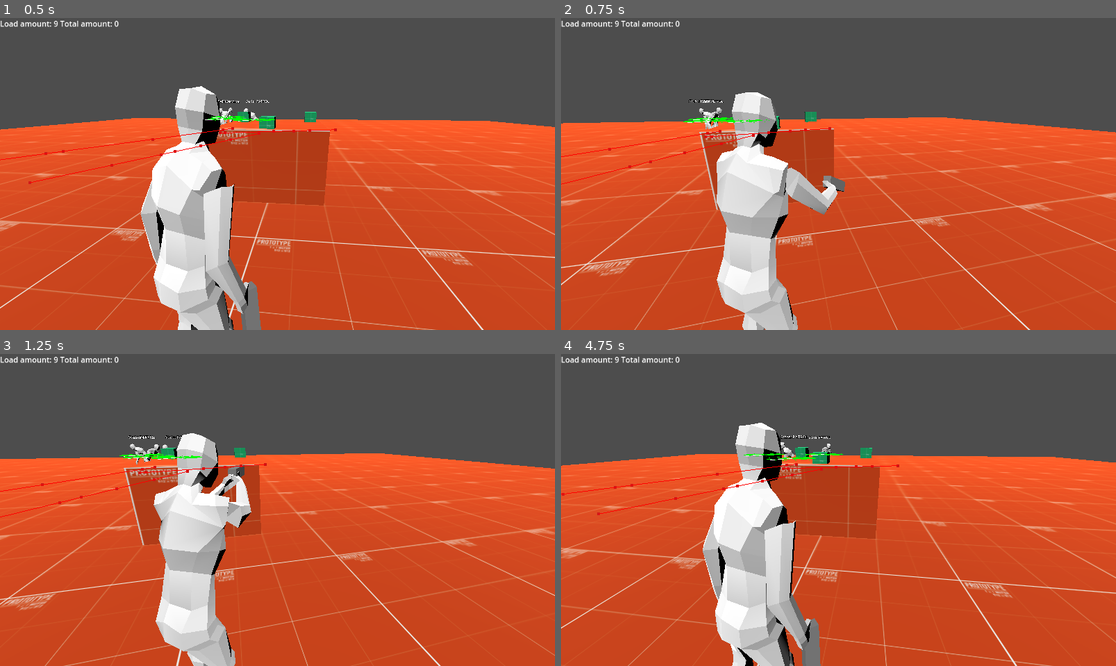
Above: before the commit, frames 1-4 (two rows, left to right).
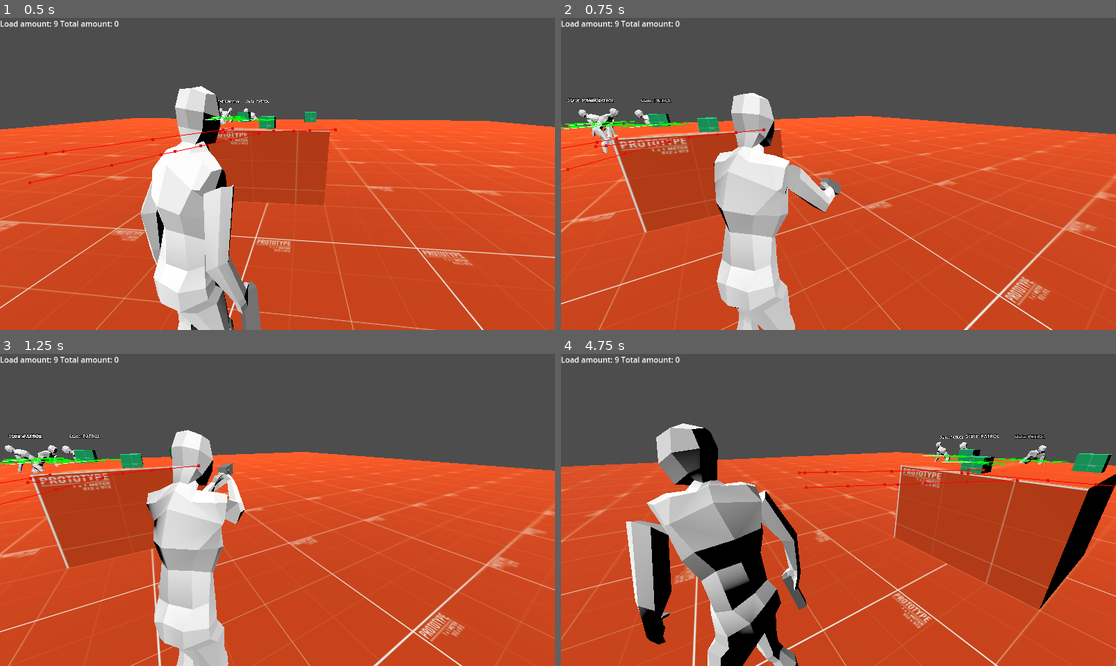
Above: after the commit, the same moments.

Repository: Vosnov/GD_APrototype
Game: Godot game, scene res://main.tscn
The game is run twice, just before and just after one commit, with the same random seed, the same clock (stepped at 60 frames per second) and the same inputs. The engine's default icon, where the game draws it, is replaced by a stand-in: a white triangle on a blue panel in a dark square.
Inputs (mouse positions are in pixels of both pictures, inside the frame that each line leads up to):
- Up to frame 1 (0.5 s): no input
- Up to frame 2 (0.75 s): move the mouse to (866, 174) at 0.52 s; hold D (right) from 0.53 s (still down); hold Right mouse button (aim) from 0.53 s (still down); tap E (action) at 0.6 s
- Up to frame 3 (1.25 s): keep holding D (right); keep holding Right mouse button (aim)
- Up to frame 4 (4.75 s): move the mouse to (810, 510) at 1.27 s; release D (right) at 1.28 s; release Right mouse button (aim) at 1.28 s; hold A (left) 1.28-2.03 s; right-click (810, 510) at 1.35 s; tap S (bottom) at 1.55, 2.1 s; move the mouse to (849, 503) at 2.02 s; hold D (right) 2.03-3.53 s; click (849, 503) at 2.3 s; move the mouse to (832, 516) at 2.77 s; click (832, 516) at 2.85 s; tap Shift (sprint) at 3.05 s; move the mouse to (877, 513) at 3.52 s; hold Shift (sprint) 3.53-4.28 s; hold A (left) from 3.53 s (still down); tap W (top) at 3.8, 4.35 s; move the mouse to (794, 506) at 4.27 s; tap E (action) at 4.55 s

Frame 1 is identical in both runs. In frame 2, 15% of the frame differs, in the area x 0-100%, y 23-100%; in frame 3, 15%; in frame 4, 37%, in the area x 0-100%, y 22-100%.

Commit message:
scene camera

Diff:
--- a/Nodes/Charecters/Enemy/enemy_type_1.tscn
+++ b/Nodes/Charecters/Enemy/enemy_type_1.tscn
@@ -135,31 +135,31 @@
 transform = Transform3D(-0.4, 0, -3.49691e-08, 0, 0.4, 0, 3.49691e-08, 0, -0.4, 0, 0, 0)
 
 [node name="Skeleton3D" parent="enemyType1/Armature" index="0"]
-bones/0/position = Vector3(0.156704, -0.557139, -0.150985)
+bones/0/position = Vector3(0.156558, -0.5225, 0.0479335)
 bones/0/rotation = Quaternion(0.210705, -0.192415, -0.00365799, 0.958419)
 bones/1/rotation = Quaternion(0.245982, -0.181089, 0.0232393, 0.951924)
-bones/2/rotation = Quaternion(0.304052, -0.0973565, -0.0109837, 0.947604)
+bones/2/rotation = Quaternion(0.308946, -0.107512, -0.0107295, 0.944922)
 bones/3/rotation = Quaternion(-0.192146, 0.282214, -0.00120114, 0.939912)
-bones/4/rotation = Quaternion(-0.0710752, 0.087627, 4.26474e-09, 0.993615)
+bones/4/rotation = Quaternion(-0.00209671, -0.178598, -1.75574e-08, 0.98392)
 bones/5/position = Vector3(0.206725, 0.914528, 0.200227)
-bones/5/rotation = Quaternion(0.108101, -0.0974409, -0.761964, 0.631055)
+bones/5/rotation = Quaternion(0.133419, -0.127023, -0.792172, 0.581832)
 bones/6/position = Vector3(0.0189716, 0.456808, 0.0756623)
-bones/6/rotation = Quaternion(0.189605, -0.00187591, -0.32023, 0.92817)
-bones/7/rotation = Quaternion(0.378456, 0.0067251, 0.15627, 0.912308)
+bones/6/rotation = Quaternion(0.191563, -0.00302071, -0.345597, 0.918617)
+bones/7/rotation = Quaternion(0.342595, 0.0075283, 0.123398, 0.931314)
 bones/11/position = Vector3(-0.242826, 0.89598, 0.23957)
 bones/11/rotation = Quaternion(0.2106, 0.00167757, 0.868786, 0.448169)
-bones/12/rotation = Quaternion(-0.258383, 0.385782, 0.789107, -0.402145)
+bones/12/rotation = Quaternion(-0.281945, 0.356242, 0.810643, -0.369401)
 bones/12/scale = Vector3(1.00004, 0.999996, 1.00007)
-bones/13/rotation = Quaternion(-0.234256, -0.0128189, -0.398446, 0.886679)
+bones/13/rotation = Quaternion(-0.240463, -0.0127252, -0.409003, 0.880189)
 bones/13/scale = Vector3(0.999978, 0.999987, 1.00001)
-bones/14/rotation = Quaternion(0.232692, 0.347994, 0.856704, 0.301352)
+bones/14/rotation = Quaternion(0.135203, 0.143839, 0.948983, 0.245888)
 bones/14/scale = Vector3(1.00003, 0.999999, 1.00006)
-bones/15/rotation = Quaternion(-0.195436, -0.0107681, 0.396306, 0.897012)
+bones/15/rotation = Quaternion(-0.144304, -0.0113459, 0.29262, 0.94521)
 bones/15/scale = Vector3(0.99999, 0.999987, 0.999999)
-bones/16/position = Vector3(-0.0622323, -1.07993, 1.39169)
-bones/17/position = Vector3(-0.531576, -2.14642, -0.220795)
-bones/18/position = Vector3(-1.07797, -1.1141, 0.842318)
-bones/19/position = Vector3(0.636466, -2.13398, 0.498872)
+bones/16/position = Vector3(-0.160846, -1.12137, 1.3497)
+bones/17/position = Vector3(-0.399367, -2.11167, -0.641656)
+bones/18/position = Vector3(-1.4266, -1.07638, 0.680513)
+bones/19/position = Vector3(0.62024, -2.13509, 0.495886)
 bones/20/position = Vector3(0.139478, -1.10786, 1.13867)
 
 [node name="CollisionShape3D" type="CollisionShape3D" parent="."]
--- a/Nodes/Charecters/player.tscn
+++ b/Nodes/Charecters/player.tscn
@@ -1,10 +1,11 @@
-[gd_scene load_steps=30 format=3 uid="uid://dmruxdnqw4rtm"]
+[gd_scene load_steps=28 format=3 uid="uid://dmruxdnqw4rtm"]
 
 [ext_resource type="Script" path="res://Scripts/Player/player.gd" id="1_argoq"]
 [ext_resource type="PackedScene" uid="uid://bbh0f6e0pgr5d" path="res://Models/Player/myNewPlayer.glb" id="3_dwu3i"]
 [ext_resource type="PackedScene" uid="uid://fgy3u75rkh4s" path="res://Nodes/Guns/base_gun.tscn" id="3_g63f8"]
 [ext_resource type="PackedScene" uid="uid://bqsd8fu40qpul" path="res://Nodes/Components/aim_component.tscn" id="4_p34vl"]
 [ext_resource type="PackedScene" uid="uid://bdq7nuo5brc0d" path="res://Nodes/Components/gun_ik_component.tscn" id="5_2jfyf"]
+[ext_resource type="Script" path="res://Scripts/Player/player_movements.gd" id="7_gi7yc"]
 [ext_resource type="Script" path="res://Scripts/Player/animations.gd" id="14_k2vgs"]
 
 [sub_resource type="CapsuleShape3D" id="CapsuleShape3D_usbos"]
@@ -84,34 +85,21 @@
 fadein_time = 0.2
 fadeout_time = 0.2
 
-[sub_resource type="AnimationNodeAnimation" id="AnimationNodeAnimation_qxyr5"]
+[sub_resource type="AnimationNodeAnimation" id="AnimationNodeAnimation_yolqn"]
 animation = &"Idle"
 
-[sub_resource type="AnimationNodeAnimation" id="AnimationNodeAnimation_uyyo8"]
+[sub_resource type="AnimationNodeAnimation" id="AnimationNodeAnimation_0rlkl"]
 animation = &"Walk"
 
-[sub_resource type="AnimationNodeAnimation" id="AnimationNodeAnimation_7tpyr"]
-animation = &"WalkBack"
-
-[sub_resource type="AnimationNodeAnimation" id="AnimationNodeAnimation_nt543"]
-animation = &"WalkStrafeLeft"
-
-[sub_resource type="AnimationNodeAnimation" id="AnimationNodeAnimation_gn0ae"]
-animation = &"WalkStrafeRight"
-
-[sub_resource type="AnimationNodeBlendSpace2D" id="AnimationNodeBlendSpace2D_jqval"]
-blend_point_0/node = SubResource("AnimationNodeAnimation_qxyr5")
-blend_point_0/pos = Vector2(0, 0)
-blend_point_1/node = SubResource("AnimationNodeAnimation_uyyo8")
-blend_point_1/pos = Vector2(0, -1)
-blend_point_2/node = SubResource("AnimationNodeAnimation_7tpyr")
-blend_point_2/pos = Vector2(0, 1)
-blend_point_3/node = SubResource("AnimationNodeAnimation_nt543")
-blend_point_3/pos = Vector2(-1, 0)
-blend_point_4/node = SubResource("AnimationNodeAnimation_gn0ae")
-blend_point_4/pos = Vector2(1, 0)
+[sub_resource type="AnimationNodeBlendSpace1D" id="AnimationNodeBlendSpace1D_edijs"]
+blend_point_0/node = SubResource("AnimationNodeAnimation_yolqn")
+blend_point_0/pos = 0.0
+blend_point_1/node = SubResource("AnimationNodeAnimation_0rlkl")
+blend_point_1/pos = 1.0
+min_space = 0.0
 
 [sub_resource type="AnimationNodeBlendTree" id="AnimationNodeBlendTree_qr6x4"]
+graph_offset = Vector2(-501.33, -264.789)
 nodes/Animation/node = SubResource("AnimationNodeAnimation_ig2hn")
 nodes/Animation/position = Vector2(240, 80)
 "nodes/Animation 2/node" = SubResource("AnimationNodeAnimation_bnpjx")
@@ -133,8 +121,8 @@
 nodes/reload_shot/position = Vector2(240, -180)
 nodes/shot/node = SubResource("AnimationNodeOneShot_v0wim")
 nodes/shot/position = Vector2(-160, -300)
-nodes/walk_iwr/node = SubResource("AnimationNodeBlendSpace2D_jqval")
-nodes/walk_iwr/position = Vector2(-160, -40)
+nodes/walk_iwr/node = SubResource("AnimationNodeBlendSpace1D_edijs")
+nodes/walk_iwr/position = Vector2(-160, -60)
 node_connections = [&"output", 0, &"main_trans", &"Blend2", 0, &"aim_iwr", &"Blend2", 1, &"Animation 3", &"aim_trans",  …(226 unchanged characters)…
 
 [node name="Player" type="CharacterBody3D"]
@@ -146,38 +134,38 @@
 transform = Transform3D(-0.4, 0, -3.49691e-08, 0, 0.4, 0, 3.49691e-08, 0, -0.4, 0, 0, 0)
 
 [node name="Skeleton3D" parent="myNewPlayer/Armature" index="0"]
-bones/0/position = Vector3(0.000565082, -0.338719, -0.0408728)
+bones/0/position = Vector3(-0.00135694, -0.308461, -0.0397219)
 bones/0/rotation = Quaternion(0.0186382, -0.196081, -0.00372765, 0.980404)
-bones/1/rotation = Quaternion(0.115597, -0.157157, 0.0201681, 0.980577)
+bones/1/rotation = Quaternion(0.114974, -0.187126, 0.0240139, 0.975289)
 bones/2/rotation = Quaternion(0.110454, -0.194868, -0.0220907, 0.97434)
 bones/3/rotation = Quaternion(-0.186458, 0.365145, -0.00155414, 0.912086)
 bones/4/rotation = Quaternion(-1.28079e-10, 0.14834, 3.04512e-10, 0.988936)
-bones/5/rotation = Quaternion(0.0777151, 0.127692, -0.746455, 0.648429)
-bones/6/position = Vector3(0.0405655, 0.456657, 0.0730028)
-bones/6/rotation = Quaternion(0.113467, 0.0948152, -0.539479, 0.828914)
-bones/7/rotation = Quaternion(0.500646, 0.0814031, 0.126645, 0.85246)
-bones/11/rotation = Quaternion(0.135346, -0.0641003, 0.778705, 0.609254)
-bones/12/position = Vector3(-0.0420411, 0.456389, 0.021493)
-bones/12/rotation = Quaternion(0.081418, -0.175407, 0.449665, 0.872012)
-bones/13/rotation = Quaternion(0.354492, 0.025986, -0.00637031, 0.934676)
-bones/17/position = Vector3(0.242872, 0.131445, 0.0398693)
-bones/17/rotation = Quaternion(-0.290615, 0.117698, 0.940338, -0.132114)
+bones/5/rotation = Quaternion(0.0868338, 0.0913723, -0.75972, 0.637915)
+bones/6/position = Vector3(0.0202061, 0.456799, 0.0755103)
+bones/6/rotation = Quaternion(0.0759198, 0.0782639, -0.51796, 0.848427)
+bones/7/rotation = Quaternion(0.415855, 0.0286749, 0.0473237, 0.907746)
+bones/11/rotation = Quaternion(0.136089, -0.0694307, 0.788468, 0.5958)
+bones/12/position = Vector3(-0.0609692, 0.457879, 0.0137265)
+bones/12/rotation = Quaternion(0.105401, -0.170451, 0.43588, 0.877409)
+bones/13/rotation = Quaternion(0.359817, -0.0180667, -0.0745694, 0.929863)
+bones/17/position = Vector3(0.25467, 0.127555, 0.0769778)
+bones/17/rotation = Quaternion(-0.263371, -0.105564, 0.957457, 0.052618)
 bones/17/scale = Vector3(1.00004, 0.999995, 1.00006)
-bones/18/rotation = Quaternion(-0.119361, -0.0142148, -0.229539, 0.965848)
+bones/18/rotation = Quaternion(-0.0360312, -0.0144333, -0.0617246, 0.997338)
 bones/18/scale = Vector3(0.999997, 0.999998, 1)
-bones/19/position = Vector3(-0.260863, 0.128046, 0.0349159)
-bones/19/rotation = Quaternion(0.555607, 0.0917933, 0.821793, 0.0867772)
+bones/19/position = Vector3(-0.272811, 0.129605, -0.0589512)
+bones/19/rotation = Quaternion(0.461772, 0.226632, 0.854946, 0.0668751)
 bones/19/scale = Vector3(1.00003, 0.999997, 1.00006)
-bones/20/rotation = Quaternion(-0.201974, -0.0111683, 0.35987, 0.91081)
-bones/21/position = Vector3(0.278791, 0.0363705, 0.856654)
-bones/22/position = Vector3(-0.773164, -0.0531096, -0.399957)
-bones/23/position = Vector3(-0.297736, -1.96729, -0.523101)
-bones/24/position = Vector3(-0.399958, -1.1408, 1.06941)
-bones/25/position = Vector3(0.254166, -2.12689, 0.198046)
-bones/26/position = Vector3(-0.0525573, -1.14043, 1.07526)
+bones/20/rotation = Quaternion(-0.058384, -0.0119131, 0.117489, 0.991285)
+bones/21/position = Vector3(0.298734, -0.00446355, 0.856654)
+bones/22/position = Vector3(-0.795902, -0.0481077, -0.399957)
+bones/23/position = Vector3(-0.273227, -2.04453, 0.414922)
+bones/24/position = Vector3(-0.503944, -1.09972, 1.06495)
+bones/25/position = Vector3(0.278025, -2.05295, -0.527476)
+bones/26/position = Vector3(-0.0500465, -1.13817, 1.06441)
 
 [node name="BoneAttachment3D" type="BoneAttachment3D" parent="myNewPlayer/Armature/Skeleton3D" index="2"]
-transform = Transform3D(-0.993889, -0.0898671, -0.0640936, 0.082617, -0.990715, 0.107973, -0.0732017, 0.102018, 0.992085, -0.773046, -0.0534526, -0.39998)
+transform = Transform3D(-0.981557, -0.189479, 0.0253668, 0.191141, -0.970416, 0.147506, -0.00333318, 0.149635, 0.988736, -0.795923, -0.0481377, -0.399965)
 bone_name = "Bone.011.R"
 bone_idx = 14
 
@@ -204,12 +192,7 @@
 parameters/reload_shot/request = 0
 parameters/shot/active = false
 parameters/shot/request = 1
-parameters/walk_iwr/blend_position = Vector2(0, -1)
-
-[node name="AnimationController" type="Node" parent="." node_paths=PackedStringArray("PLAYER", "ANIMATION_TREE")]
-script = ExtResource("14_k2vgs")
-PLAYER = NodePath("..")
-ANIMATION_TREE = NodePath("../AnimationTree")
+parameters/walk_iwr/blend_position = 1.0
 
 [node name="AimComponent" parent="." instance=ExtResource("4_p34vl")]
 visible = false
@@ -219,4 +202,15 @@
 SKELETON = NodePath("../myNewPlayer/Armature/Skeleton3D")
 BONE_NAME = "Bone.001"
 
+[node name="PlayerMovements" type="Node" parent="." node_paths=PackedStringArray("PLAYER")]
+script = ExtResource("7_gi7yc")
+PLAYER = NodePath("..")
+SPRINT_SPEED = 1.5
+
+[node name="AnimationController" type="Node" parent="." node_paths=PackedStringArray("PLAYER", "PLAYER_MOVEMENTS", "ANIMATION_TREE")]
+script = ExtResource("14_k2vgs")
+PLAYER = NodePath("..")
+PLAYER_MOVEMENTS = NodePath("../PlayerMovements")
+ANIMATION_TREE = NodePath("../AnimationTree")
+
 [editable path="myNewPlayer"]
--- a/Nodes/Helpers/rotate_camera.tscn
+++ b/Nodes/Helpers/rotate_camera.tscn
@@ -72,7 +72,7 @@
 	Events.emit_signal('player_remove_scene_camera', self)
 "
 
-[node name="RotateCamera" type="Camera3D"]
+[node name="RotateCamera" type="Camera3D" groups=["scene_camera"]]
 transform = Transform3D(-0.740804, -0.394828, 0.543433, 0, 0.809017, 0.587785, -0.67172, 0.435434, -0.599323, 2.05596, 3.94401, -1.69325)
 current = true
 script = SubResource("GDScript_j5gcu")
--- a/Scenes/room_1.tscn
+++ b/Scenes/room_1.tscn
@@ -63,6 +63,7 @@
 NEXT_SCENE = "res://Scenes/test_scene.tscn"
 
 [node name="Camera3D" parent="." node_paths=PackedStringArray("AREA") instance=ExtResource("9_7ivnq")]
+transform = Transform3D(-0.740805, -0.394828, 0.543433, 0, 0.809017, 0.587785, -0.671721, 0.435434, -0.599323, 2.21683, 3.94401, -1.83638)
 AREA = NodePath("../Area3D")
 
 [node name="Area3D" type="Area3D" parent="."]
--- a/Scripts/Player/animations.gd
+++ b/Scripts/Player/animations.gd
@@ -1,6 +1,7 @@
 extends Node
 
 @export var PLAYER: CharacterBody3D
+@export var PLAYER_MOVEMENTS: PlayerMovements
 @export var ANIMATION_TREE: AnimationTree
 @export var IWR_SMOOTH = 8.0
 
@@ -33,10 +34,12 @@
 	else:
 		ANIMATION_TREE.set('parameters/aim_trans/transition_request', 'not_aim')
 
-	ANIMATION_TREE.set("parameters/walk_iwr/blend_position", input_dir)
+	ANIMATION_TREE.set("parameters/walk_iwr/blend_position", input_dir.length())
 
-	if is_aim:
-		ANIMATION_TREE.set("parameters/aim_iwr/blend_position", input_dir * 0.5)
+	if PLAYER_MOVEMENTS.active_camera.is_in_group('scene_camera'):
+		var basis = PLAYER_MOVEMENTS.get_active_camera_basis()
+		var direction = Vector3(input_dir.x, 0, input_dir.y) * PLAYER.global_transform.basis * basis
+		ANIMATION_TREE.set("parameters/aim_iwr/blend_position", Vector2(direction.z, direction.x))
 	else:
 		ANIMATION_TREE.set("parameters/aim_iwr/blend_position", input_dir)
 
--- a/Scripts/Player/camera_controller.gd
+++ b/Scripts/Player/camera_controller.gd
@@ -1,17 +1,14 @@
 extends Node3D
 
-@export var SMOOT_ROTATE = 30.0
+@export var ROTATE_SPEED = 0.6
 @export var TARGET: Node3D
 
-var spring_enabled = false
-
-func _ready():
+func _physics_process(_delta):
 	if !TARGET:
 		return
 
-func _physics_process(delta):
-	if !TARGET:
-		return
+	global_position = TARGET.global_position
 
-	rotation.y = lerp_angle(rotation.y, TARGET.rotation.y, delta * SMOOT_ROTATE)
-	global_position = TARGET.global_position
+func _input(event):
+	if event is InputEventMouseMotion:
+		quaternion *= Quaternion(Vector3.UP, -deg_to_rad(event.relative.x) * ROTATE_SPEED)
--- a/Scripts/Player/player.gd
+++ b/Scripts/Player/player.gd
@@ -2,95 +2,15 @@
 class_name Player
 
 @export var HP = 10
-@export var SPEED = 1.0
-@export var SMOOTH_SPEED = 6.0
-@export var ROTATE_SPEED = 0.3
-@export var AIM_ROTATE_SPEED = 0.1
-@export var AIM_SPEED = 0.5
-@export var SPRINT_SPEED = 2.0
-
-@onready var camera: Camera3D = get_tree().root.get_camera_3d()
-
-var gravity = ProjectSettings.get_setting("physics/3d/default_gravity")
-var aiming = false
-var sprinting = false
-var mouse_rotation = 0
-
-var scene_camera: Camera3D
-
-func get_rotate_speed():
-	if aiming: return AIM_ROTATE_SPEED
-	return ROTATE_SPEED
-
-func get_speed(direction: Vector2):
-	if sprinting and not aiming and direction.y <= -0.5:
-		return SPRINT_SPEED
-	if aiming:
-		return AIM_SPEED
-	return SPEED
-
-func movement(delta: float):
-	sprinting = false
-	aiming = false
-
-	if Input.is_action_pressed('sprint'): sprinting = true
-	if Input.is_action_pressed("aim"): aiming = true
-
-	if not is_on_floor():
-		velocity.y -= gravity * delta
-
-	var input_dir = Input.get_vector("left", "right", "top", "bottom")
-	var direction = (transform.basis * Vector3(input_dir.x, 0, input_dir.y)).normalized()
-
-	if direction:
-		velocity = velocity.lerp(direction * get_speed(input_dir), delta * SMOOTH_SPEED)
-	else:
-		velocity.x = move_toward(velocity.x, 0, SPEED)
-		velocity.z = move_toward(velocity.z, 0, SPEED)
-
-	move_and_slide()
 
 func _ready():
 	update_ui()
 	check_spawn_pos()
 
-	Events.connect('player_set_scene_camera', _on_set_camera)
-	Events.connect('player_remove_scene_camera', _on_remove_camera)
 	#Events.connect('player_take_damage', _on_take_damage)
-
-func _physics_process(delta):
-	movement(delta)
-	return
-	if scene_camera != null:
-		if not is_on_floor():
-			velocity.y -= gravity * delta
-		var input_dir = Input.get_vector("left", "right", "top", "bottom")
-
-		var t = scene_camera.global_transform
-		var quat = Quaternion(scene_camera.global_transform.basis)
-		quat.x = 0
-		quat.z = 0
-		t.basis = Basis(quat)
-		var direction = (t.basis * Vector3(input_dir.x, 0, input_dir.y)).normalized()
-		if direction:
-			rotation.y = atan2(-direction.x, -direction.z)
-			velocity = velocity.lerp(direction * get_speed(input_dir), delta * SMOOTH_SPEED)
-		else:
-			velocity.x = move_toward(velocity.x, 0, SPEED)
-			velocity.z = move_toward(velocity.z, 0, SPEED)
-		move_and_slide()
-	else:
-		movement(delta)
 
 func _init():
 	Input.mouse_mode = Input.MOUSE_MODE_CAPTURED
-
-func _input(event):
-	#if scene_camera != null: return
-	if event is InputEventMouseMotion:
-		rotation.y -= deg_to_rad(event.relative.x) * get_rotate_speed()
-	#if Input.is_action_just_pressed("shot") and aiming:
-		#Events.emit_signal("player_shot")
 
 func check_spawn_pos():
 	var start_y = global_position.y
@@ -108,10 +28,3 @@
 func _on_take_damage(damage: float):
 	HP = max(0, HP - damage)
 	update_ui()
-
-func _on_set_camera(_camera: Camera3D):
-	scene_camera = _camera
-
-func _on_remove_camera(_camera: Camera3D):
-	if scene_camera == _camera:
-		scene_camera = null
--- /dev/null
+++ b/Scripts/Player/player_movements.gd
@@ -0,0 +1,87 @@
+extends Node
+class_name PlayerMovements
+
+@export var PLAYER: Player
+@export var SPEED = 1.0
+@export var SMOOTH_SPEED = 6.0
+@export var ROTATE_SPEED = 10
+@export var AIM_ROTATE_SPEED = 0.1
+@export var AIM_SPEED = 0.5
+@export var SPRINT_SPEED = 2.0
+
+var camera: Camera3D
+var active_camera: Camera3D
+var gravity = ProjectSettings.get_setting("physics/3d/default_gravity")
+var aiming = false
+var sprinting = false
+
+func get_speed():
+	if sprinting and not aiming:
+		return SPRINT_SPEED
+	if aiming:
+		return AIM_SPEED
+	return SPEED
+
+func get_active_camera_basis() -> Basis:
+	var quat = Quaternion(active_camera.global_transform.basis)
+	quat.x = 0
+	quat.z = 0
+	return Basis(quat)
+
+func movement(delta: float):
+	sprinting = false
+	aiming = false
+
+	if Input.is_action_pressed('sprint'): sprinting = true
+	if Input.is_action_pressed("aim"): aiming = true
+
+	if not PLAYER.is_on_floor():
+		PLAYER.velocity.y -= gravity * delta
+
+	var input_dir = Input.get_vector("left", "right", "top", "bottom")
+
+	var basis = get_active_camera_basis()
+	var direction = (basis * Vector3(input_dir.x, 0, input_dir.y)).normalized()
+	if direction:
+		PLAYER.velocity = PLAYER.velocity.lerp(
+			direction * get_speed(),
+			delta * SMOOTH_SPEED
+		)
+	else:
+		PLAYER.velocity.x = move_toward(PLAYER.velocity.x, 0, SPEED)
+		PLAYER.velocity.z = move_toward(PLAYER.velocity.z, 0, SPEED)
+
+	if not active_camera.is_in_group('scene_camera') and aiming:
+		PLAYER.rotation.y = active_camera.global_rotation.y
+		#PLAYER.global_transform.basis.y = active_camera.global_transform.basis.y
+
+	if direction and not aiming:
+		var rotate_quat = Quaternion(Vector3.UP, atan2(-direction.x, -direction.z))
+		PLAYER.quaternion = PLAYER.quaternion.slerp(rotate_quat, delta * ROTATE_SPEED)
+	PLAYER.move_and_slide()
+
+func _ready():
+	camera = get_tree().root.get_camera_3d()
+	active_camera = camera
+
+	Events.connect('player_set_scene_camera', _on_set_camera)
+	Events.connect('player_remove_scene_camera', _on_remove_camera)
+	#Events.connect('player_take_damage', _on_take_damage)
+
+func _physics_process(delta):
+	movement(delta)
+
+
+func _input(event):
+	#aim rotate when scene camera active
+	if not active_camera.is_in_group('scene_camera'): return
+	if not aiming: return
+	if event is InputEventMouseMotion:
+		PLAYER.quaternion *= Quaternion(Vector3.UP, -deg_to_rad(event.relative.x) * AIM_ROTATE_SPEED)
+
+func _on_set_camera(_camera: Camera3D):
+	active_camera = _camera
+
+func _on_remove_camera(_camera: Camera3D):
+	if active_camera == _camera:
+		active_camera = null
